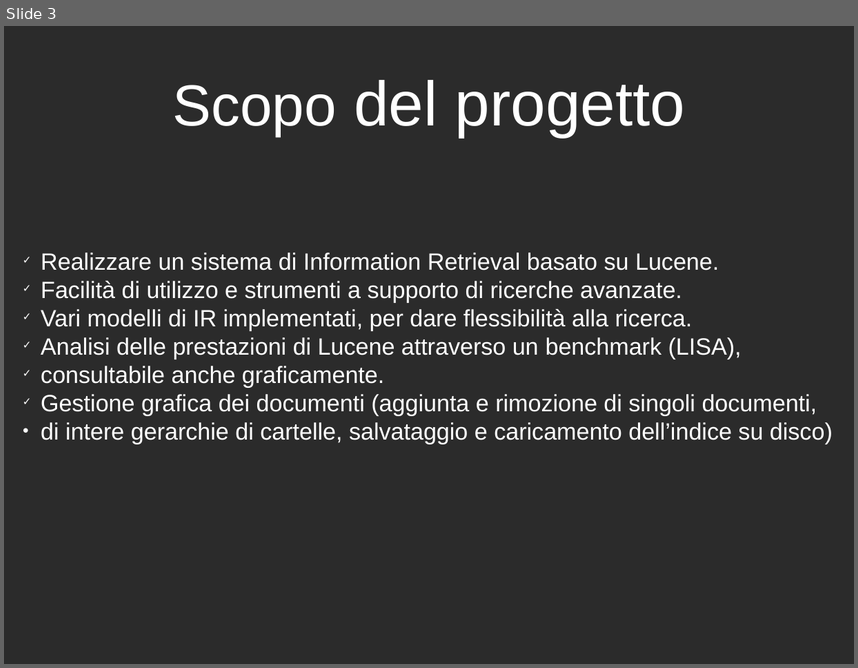
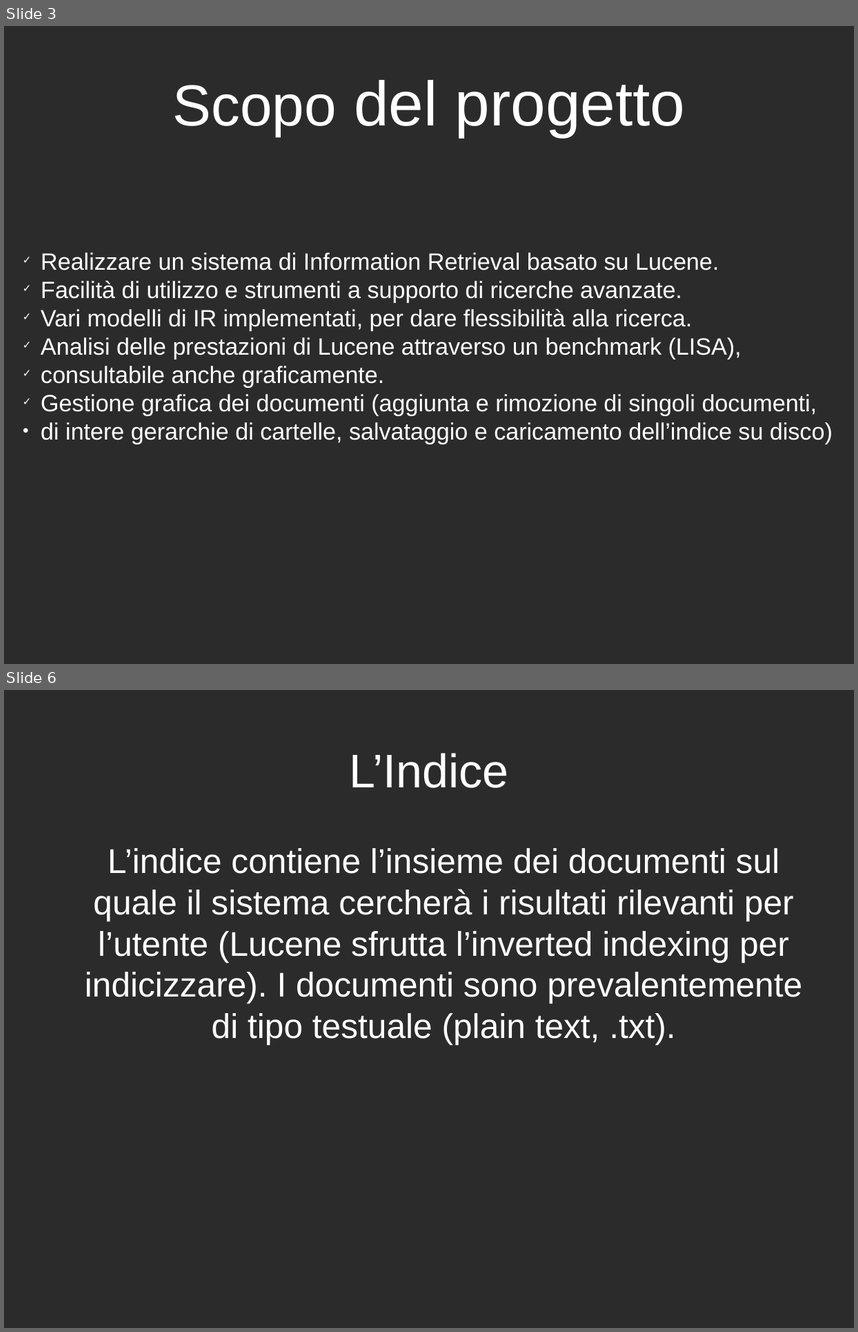
Before and after one commit to LucaGherardini/GAvI-Project, a slide deck: GAvI-Project/Presentation/presentazione.odp. Shown one above the other, each under a label of ours: slide 3 before the commit, slides 3 and 6 after it; the slides between them are not shown. The pictures are 858x668 and 858x1332 pixels, drawn with LibreOffice and Linux fonts; fonts in the diff are those of the drawing; background and template pictures are left out; a plain dark background stands for a picture behind light text. Boxes give left, top, right and bottom in pixels: in the first picture for what was removed or moved away, otherwise in the second. Text is boxed around its words. In the diff, an @@ line names an element or a change of style, - is before the commit and + after.

```diff
--- a/GAvI-Project/Presentation/presentazione.odp
+++ b/GAvI-Project/Presentation/presentazione.odp
@@ slide 6 added at (4, 690, 854, 1328), background picture (left out) @@
@@ title added at (349, 753, 508, 788), 44 pt, text #FFFFFF @@
+L’Indice
@@ text added at (85, 848, 802, 1044), 32 pt, text #FFFFFF @@
+L’indice contiene l’insieme dei documenti sul quale il sistema cercherà i risultati rilevanti per l’utente (Lucene sfrutta l’inverted indexing per indicizzare). I documenti sono prevalentemente di tipo testuale (plain text, .txt).
```
Also in this commit, not shown: 3 slides changed, 9 other slides added.
